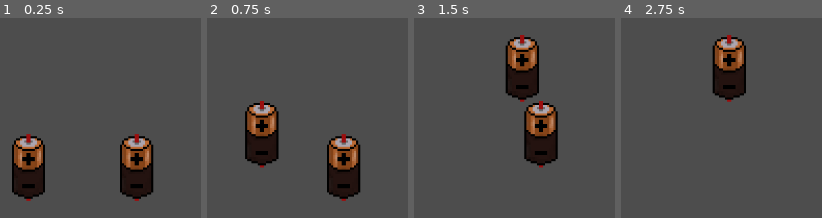
Above: before the commit, frames 1-4 (left to right).
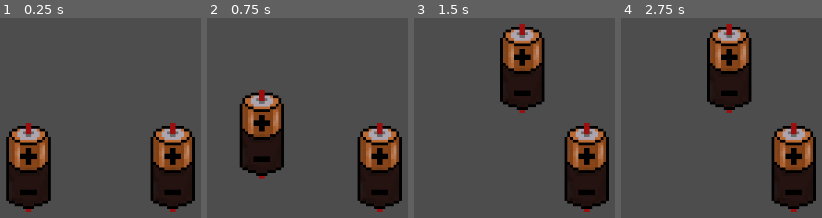
Above: after the commit, the same moments.

Repository: DootMario/proiectITFest
Game: Godot game, scene res://scenes/game.tscn
Two runs of this game, one before a commit and one after it. Both use one fixed random seed, a clock stepped at 60 frames per second and the inputs below.
Inputs (mouse positions are in pixels of both pictures, inside the frame that each line leads up to):
- Up to frame 1 (0.25 s): no input
- Up to frame 2 (0.75 s): tap Enter at 0.5 s; drag from (235, 168) to (315, 68) at 0.52 s
- Up to frame 3 (1.5 s): tap Space at 1.25 s; drag from (550, 168) to (522, 68) at 1.27 s
- Up to frame 4 (2.75 s): tap Enter at 2 s; move the mouse to (729, 68) at 2.02 s; click (729, 68) at 2.17 s

The runs differ from the first frame. In frame 1, 19% of the frame differs, in the area x 2-98%, y 52-97%; in frame 2, 19%; in frame 3, 20%, in the area x 42-98%, y 3-97%; in frame 4, 15%.

Commit message:
added wire functionality and graphics
inited grid sistem

Diff:
--- a/proiect-it-fest/scenes/game.tscn
+++ b/proiect-it-fest/scenes/game.tscn
@@ -5,9 +5,11 @@
 [node name="Game" type="Node2D" unique_id=57844600]
 
 [node name="Sursa" parent="." unique_id=1182129977 instance=ExtResource("1_uwrxv")]
+voltage = 1.5
 
 [node name="Sursa2" parent="." unique_id=2112382604 instance=ExtResource("1_uwrxv")]
 position = Vector2(52, 0)
+voltage = 1.5
 
 [node name="Camera2D" type="Camera2D" parent="." unique_id=71713944]
-zoom = Vector2(3, 3)
+zoom = Vector2(4, 4)
--- /dev/null
+++ b/proiect-it-fest/scenes/grid.tscn
@@ -0,0 +1,84 @@
+[gd_scene format=3 uid="uid://c3tcqln4leb03"]
+
+[ext_resource type="Texture2D" uid="uid://dlsaaycqcqh54" path="res://assets/tilemap.png" id="1_t5fjg"]
+
+[sub_resource type="TileSetAtlasSource" id="TileSetAtlasSource_w88cy"]
+texture = ExtResource("1_t5fjg")
+texture_region_size = Vector2i(32, 32)
+0:0/0 = 0
+1:0/0 = 0
+2:0/0 = 0
+3:0/0 = 0
+4:0/0 = 0
+5:0/0 = 0
+6:0/0 = 0
+7:0/0 = 0
+8:0/0 = 0
+9:0/0 = 0
+0:1/0 = 0
+1:1/0 = 0
+2:1/0 = 0
+3:1/0 = 0
+4:1/0 = 0
+5:1/0 = 0
+6:1/0 = 0
+7:1/0 = 0
+8:1/0 = 0
+9:1/0 = 0
+0:2/0 = 0
+1:2/0 = 0
+2:2/0 = 0
+3:2/0 = 0
+4:2/0 = 0
+5:2/0 = 0
+6:2/0 = 0
+7:2/0 = 0
+8:2/0 = 0
+9:2/0 = 0
+0:3/0 = 0
+1:3/0 = 0
+2:3/0 = 0
+3:3/0 = 0
+4:3/0 = 0
+5:3/0 = 0
+6:3/0 = 0
+7:3/0 = 0
+8:3/0 = 0
+9:3/0 = 0
+0:4/0 = 0
+1:4/0 = 0
+2:4/0 = 0
+3:4/0 = 0
+4:4/0 = 0
+5:4/0 = 0
+6:4/0 = 0
+7:4/0 = 0
+8:4/0 = 0
+9:4/0 = 0
+0:5/0 = 0
+1:5/0 = 0
+2:5/0 = 0
+3:5/0 = 0
+4:5/0 = 0
+5:5/0 = 0
+6:5/0 = 0
+7:5/0 = 0
+8:5/0 = 0
+9:5/0 = 0
+0:6/0 = 0
+1:6/0 = 0
+2:6/0 = 0
+3:6/0 = 0
+0:7/0 = 0
+1:7/0 = 0
+2:7/0 = 0
+3:7/0 = 0
+
+[sub_resource type="TileSet" id="TileSet_2s7k2"]
+tile_size = Vector2i(32, 32)
+sources/1 = SubResource("TileSetAtlasSource_w88cy")
+
+[node name="Grid" type="Node2D" unique_id=2071597713]
+
+[node name="TileMapLayer" type="TileMapLayer" parent="." unique_id=551322638]
+tile_set = SubResource("TileSet_2s7k2")
--- a/proiect-it-fest/scenes/wire.tscn
+++ b/proiect-it-fest/scenes/wire.tscn
@@ -1,6 +1,11 @@
 [gd_scene format=3 uid="uid://cnys5jfif1yxr"]
 
+[ext_resource type="Texture2D" uid="uid://bvvpdx0hrhymw" path="res://assets/cablu3.png" id="1_5mfbr"]
 [ext_resource type="Script" uid="uid://bk8dki7sknso1" path="res://scripts/wire.gd" id="1_oh5q0"]
 
 [node name="Wire" type="Line2D" unique_id=1192321995]
+texture_filter = 1
+texture_repeat = 2
+texture = ExtResource("1_5mfbr")
+texture_mode = 1
 script = ExtResource("1_oh5q0")
--- a/proiect-it-fest/scripts/sursa.gd
+++ b/proiect-it-fest/scripts/sursa.gd
@@ -1,5 +1,5 @@
 extends Area2D
-var voltage := 0.0
+@export var voltage := 0.0
 var dragging := false
 var drag_offset := Vector2.ZERO
 const TOLERANCE := 10.0
@@ -45,9 +45,17 @@
 	if temp_wire and temp_wire.points.size()==2:
 		temp_wire.set_point_position(1, end_pos)
 
+
+func already(term_a: Marker2D, term_b: Marker2D)->bool:
+	for con in get_tree().get_nodes_in_group("wires"):
+		if [con.term_a, con.term_b]==[term_a, term_b] or [con.term_a, con.term_b]==[term_b, term_a]:
+			return true
+	return false
+
+
 func end_wire(release_pos: Vector2):
 	var end_mark = terminal(release_pos)
-	if end_mark!=null and end_mark!=anod and end_mark!=catod:
+	if end_mark!=null and end_mark!=wire_start and not already(wire_start, end_mark):
 		create_perm_wire(wire_start, end_mark)
 	if temp_wire:
 		temp_wire.queue_free()
@@ -60,16 +68,13 @@
 	var wire = wire_scene.instantiate()
 	wire.term_a=from
 	wire.term_b=to
-	wire.width=2
-	wire.default_color = Color.GREEN
-	wire.update_wire()
+	wire.voltage = voltage
 	wire.add_to_group("wires")
 	get_tree().current_scene.add_child(wire)
 
 
 func update_cons():
 	var cons = get_tree().get_nodes_in_group("wires")
-	print(cons)
 	for connection in cons:
 		if connection.term_a == anod or connection.term_a == catod or connection.term_b == anod or connection.term_b == catod:
 			connection.update_wire()
@@ -96,7 +101,6 @@
 	if dragging and event is InputEventMouseMotion:
 		var target = get_global_mouse_position()+drag_offset
 		global_position = target
-		print("detected need to update")
 		update_cons()
 	if wiring and event is InputEventMouseMotion:
 		continue_wire(get_global_mouse_position())
--- a/proiect-it-fest/scripts/wire.gd
+++ b/proiect-it-fest/scripts/wire.gd
@@ -1,21 +1,46 @@
 extends Line2D
 var term_a : Marker2D
 var term_b : Marker2D
+var THICC := 20.0
+var area: Area2D
+var polygon: CollisionPolygon2D
+var voltage := 0.0
 
 func update_wire():
 	if term_a and term_b:
 		clear_points()
 		add_point(term_a.global_position)
 		add_point(term_b.global_position)
-	print("updated successfully")
+		update_polygon()
 
-func delete_wire():
-	pass
+
+func update_polygon():
+	if points.size()<2:
+		return
+	var start = points[0]
+	var end = points[1]
+	var dir = (end-start).normalized()
+	var perp = Vector2(-dir.y, dir.x)*(THICC/2)
+	var corners = [start+perp, start-perp, end-perp, end+perp]
+	polygon.polygon = PackedVector2Array(corners)
+
+
+func _on_area_input(viewport: Node, event: InputEvent, shape_idx: int):
+	if event is InputEventMouseButton and event.button_index == MOUSE_BUTTON_RIGHT and event.is_pressed():
+		queue_free()
 
 
 # Called when the node enters the scene tree for the first time.
 func _ready() -> void:
+	width = THICC
+	area = Area2D.new()
+	polygon = CollisionPolygon2D.new()
+	area.add_child(polygon)
+	add_child(area)
+	area.input_event.connect(_on_area_input)
 	update_wire()
+	print(voltage)
+
 
 # Called every frame. 'delta' is the elapsed time since the previous frame.
 func _process(delta: float) -> void:
Binary file added: proiect-it-fest/assets/cablu1.png
Not shown, added: proiect-it-fest/assets/cablu1.png.import
Binary file added: proiect-it-fest/assets/cablu3.png
Not shown, added: proiect-it-fest/assets/cablu3.png.import
Binary file added: proiect-it-fest/assets/tilemap.png
Not shown, added: proiect-it-fest/assets/tilemap.png.import
